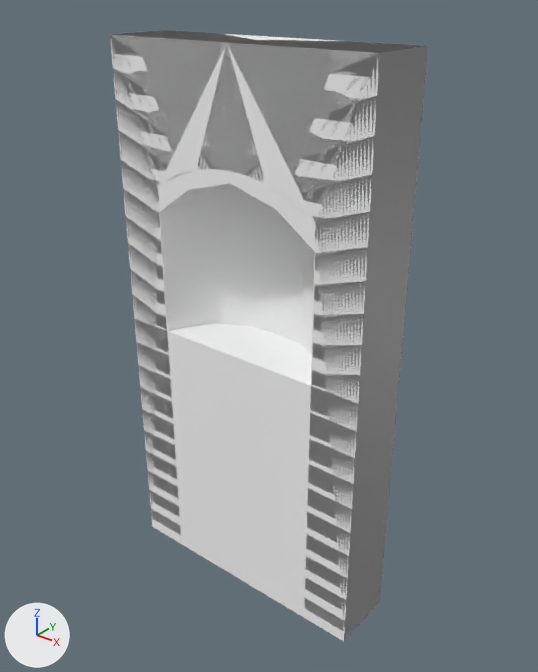
The FBX model Assets/Models/Assets/Modules/Final_Scales/SM_Modules_Wall_v02.fbx, before and after one commit.
The view is the same before and after, from a 50 mm lens placed at (3.01, -3.64, 4.35), pointed at (0.05, 0.07, 2.05). The lights are fixed; the arrows at lower left show +X, +Y and +Z. The first picture is the older version. Where no turn or scale is listed for an object, it has been applied to the vertices.

Script lines for the objects in view, before the commit:
```python
mat_m_modulo_pared = principled_material('M_Modulo_pared')
mat_m_modulo_pared.base_color = (1.0, 1.0, 1.0)  # white #ffffff
me_mesh = bpy.data.meshes.new('Mesh')
me_mesh.from_pydata([(0.0, 0.0, 0.0), (2.0, 0.0, 0.0), (0.0, 0.0, 2.0), (2.0, 0.0, 2.0), (0.0, 0.5, 2.0), (2.0, 0.5, 2.0), (0.0, 0.5, 0.0), (2.0, 0.5, 0.0)], [], [(0, 1, 3, 2), (2, 3, 5, 4), (4, 5, 7, 6), (1, 7, 5, 3), (6, 0, 2, 4)])
me_mesh.materials.append(mat_m_modulo_pared)  # white #ffffff
me_mesh_001 = bpy.data.meshes.new('Mesh.001')
me_mesh_001.from_pydata(...)  # 24 vertices, 26 faces; spans x 0.0..2.0, y 0.0..0.5, z 0.0..4.0
me_mesh_001.materials.append(mat_m_modulo_pared)  # white #ffffff
me_mesh_002 = bpy.data.meshes.new('Mesh.002')
me_mesh_002.from_pydata(...)  # 36 vertices, 36 faces; spans x 0.0..2.0, y 0.0..0.5, z 0.0..4.0
me_mesh_002.materials.append(mat_m_modulo_pared)  # white #ffffff
ob_modulo_pared = bpy.data.objects.new('Modulo_Pared', me_mesh)
ob_modulo_pared.location = (-1.0, -0.25, 0.0)
ob_modulo_pared_atravesable = bpy.data.objects.new('Modulo_Pared_Atravesable', me_mesh_001)
ob_modulo_pared_atravesable.location = (-1.0, -0.25, 0.0)
ob_modulo_pared_interior = bpy.data.objects.new('Modulo_Pared_Interior', me_mesh_002)
ob_modulo_pared_interior.location = (-1.0, -0.25, 0.0)
```
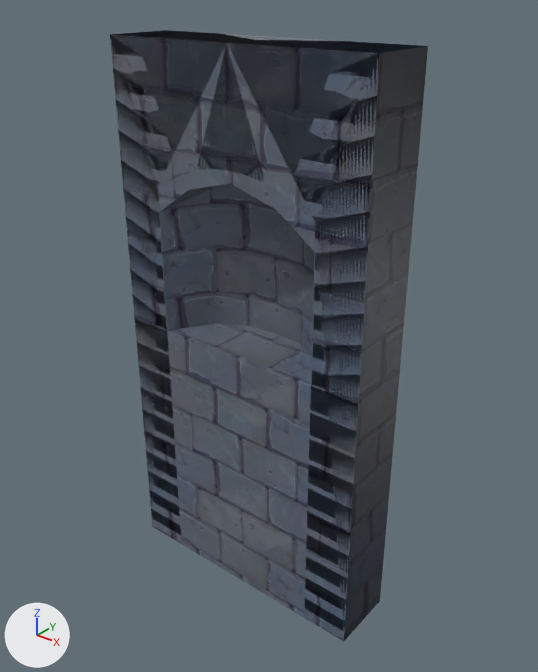
Location of each change, [x1, y1, x2, y2] in pixels of the pictures (538 x 672 px):
'Modulo_Pared_Interior', surface changed (darker): [110, 30, 425, 641] in both
'Modulo_Pared', surface changed (darker): [136, 322, 400, 639] in both
'Modulo_Pared_Atravesable', surface changed (white to grey): [110, 31, 428, 641] in both

What the commit changed:
Picture 'GHIBLI_suelo_diffuse.png' (img_ghibli_suelo_diffuse_png) is new.
In material 'M_Modulo_pared' (mat_m_modulo_pared), base_color is no longer (1.0, 1.0, 1.0), white #ffffff.
In material 'M_Modulo_pared' (mat_m_modulo_pared), texture is now set to img_ghibli_suelo_diffuse_png, with its transparency.
